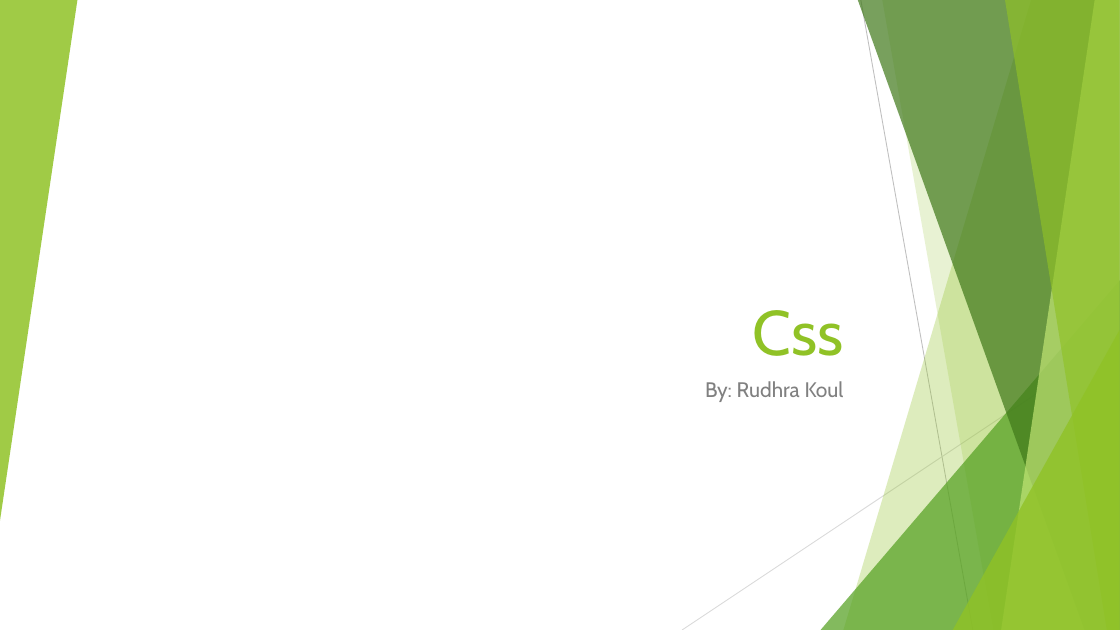
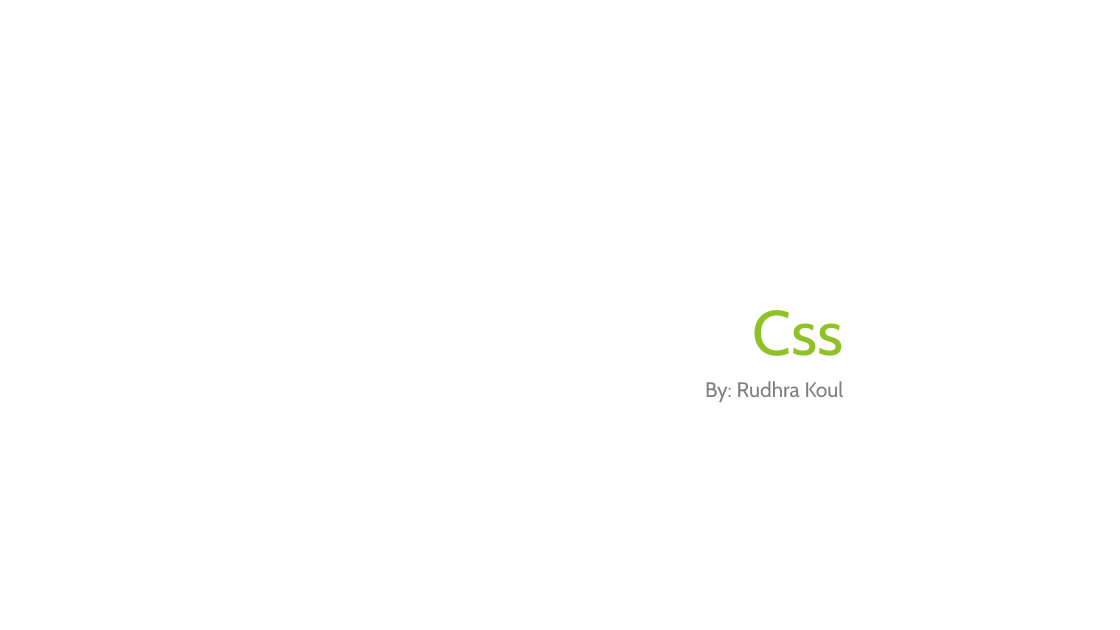
Before and after one commit to rudhrainfogain/CSS, a slide deck: slide 1 of PPT/Css-v2.pptx. Drawn at 1120x630 pixels with LibreOffice and Linux fonts; fonts in the diff are those of the drawing. Boxes give left, top, right and bottom in pixels: in the first picture for what was removed or moved away, otherwise in the second. Text is boxed around its words. In the diff, an @@ line names an element or a change of style, - is before the commit and + after.

```diff
--- a/PPT/Css-v2.pptx
+++ b/PPT/Css-v2.pptx
@@ group removed at bbox=[0, 0, 1120, 630]: 5 freeform shapes, 3 triangles, 2 lines @@
```
Also in this commit, not shown: 14 other slides changed, 3 slides added, 2 other files.
